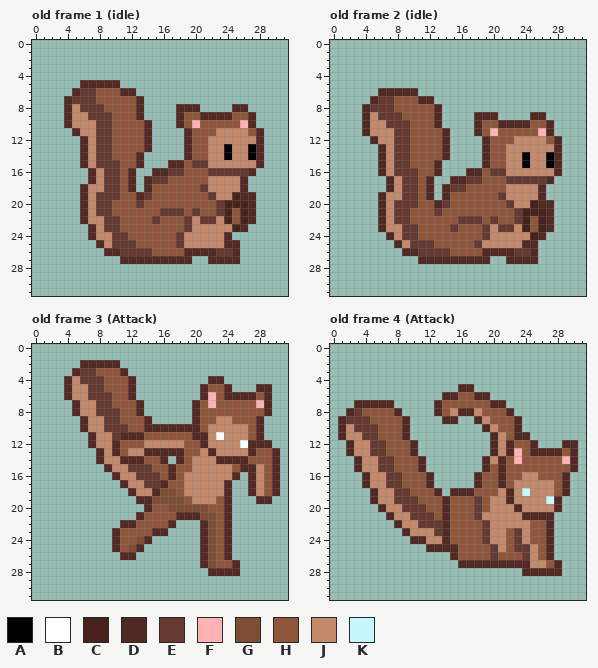
Two states of a pixel-art file, Aseprite/Squirrel.aseprite. Above: the version before the commit.
32x32 pixels, 4 frames. Shown: old frame 1 (idle), old frame 2 (idle), old frame 3 (Attack), old frame 4 (Attack). The commit also changed other frames, which this record leaves out.
Palette (. is transparent): A #000000  B #ffffff  C #48231c  D #532a23  E #663931  F #ffb2b2  G #804d35  H #8f563b  J #c5896c  K #c8f6ff
Pixels before, old frame 1 (idle), first column x 4:
 5 ..DDDDD..................
 6 .DEEHHHDD................
 7 DEEEHHHHHD...............
 8 DJEEEHHHHD....DDD....DD..
 9 DJJEEEHHHD....DHHDDDDHHD.
10 DJJJEEHHHHD...DHFHHHHHFD.
11 .DJJEEHHHHD....DHHHJJJJHD
12 ..DJEEHHHHD....DHHJJJJJJD
13 ..DJEEHHHHD....DHHJJAJJAD
14 ..DJEEHHHD.....DHHJJAJJAD
15 ..DJEEEHHD...DDHEEJJJJJJD
16 ...DJEEHD..DDEEHHHEEEEED.
17 ...DJEEHD.DEEHHHHHJJJJD..
18 ..DJJEEHD.DHHHHHHEJJJJD..
19 ..DJEEEHHDEHHHHHHHEJJCDD.
20 ..DJEEHHHEHHHHHHHHHECCCD.
21 ..DJEEHHHHHHEEEHEHHECHCD.
22 ..DJJEEHHHHEHHHEJEEJCHCD.
23 ...DJEEHHHHHHHHEJJJJJCD..
24 ...DJJEEHHHHHHEJJJJJD....
25 ....DJEEEHHHHHEJJJJJDD...
26 .....DDEEEEHHHHDDDDEED...
27 .......DDDDDDDDD..DDDD...
Pixels before, old frame 2 (idle), first column x 4:
 6 ..DDDDD..................
 7 .DEEHHHDD................
 8 DEEEHHHHHD...............
 9 DJEEEHHHHD....DDD....DD..
10 DJJEEEHHHD....DHHDDDDHHD.
11 DJJJEEHHHHD...DHFHHHHHFD.
12 .DJJEEHHHHD....DHHHJJJJHD
13 ..DJEEHHHHD....DHHJJJJJJD
14 ..DJEEHHHHD....DHHJJAJJAD
15 ..DJEEHHHD.....DHHJJAJJAD
16 ..DJEEEHHD...DDHEEJJJJJJD
17 ...DJEEHD..DDEEHHHEEEEED.
18 ...DJEEHD.DEEHHHHHJJJJD..
19 ..DJJEEHD.DHHHHHHEJJJJD..
20 ..DJEEEHHDEHHHHHHHEJJCDD.
21 ..DJEEHHHEHHHHHHHHHECCCD.
22 ..DJEEHHHHHHEEEHEHHECHCD.
23 ..DJJEEHHHHEHHHEJEEJCHCD.
24 ...DJEEHHHHHHHHEJJJJJCD..
25 ....DJEEEHHHHHEJJJJJDD...
26 .....DDEEEEHHHHDDDDEED...
27 .......DDDDDDDDD..DDDD...
Pixels before, old frame 3 (Attack), first column x 4:
 2 ..DDDDD....................
 3 .DEEHHHD...................
 4 DJEEEHHHD.........DD.......
 5 DJJEEHHHD........DHHD...DD.
 6 DJJEEEHHD........DFHDDDDHD.
 7 .DJJEEHHHD......DHFHHHHHFD.
 8 .DJJEEEHHD......DHHHHHHHHD.
 9 ..DJJEEHHHD.....DHHJJHHHD..
10 ..DJJEEEHHDDDDDDDHJJJJJHD..
11 ...DJJEDDDHHHHHHDDJBJJJHD..
12 ...DJJDHHHJJJJJHHDJJJJBDDD.
13 ....DJDHJJDDDDDHHJDJJJJDHHD
14 ....DJJDDDHHD.DHJJJDDDDHHHD
15 .....DJJEEEHHDHHJJJJJHDDJHD
16 ......DJJEEEHDHJJJJJJD.DJHD
17 .......DJJEEDHHJJJJJD..DJHD
18 ........DJJDGGHJJJJJD..DJHD
19 .........DDGGGGHJJJHD...DD.
20 ..........DHHGGGGGHHD......
21 .........DHHHHDDDGGHD......
22 .......DDHHHHD...DGHD......
23 ......DHHHHDD....DGHD......
24 ......DHHGD......DGHD......
25 ......DHGD.......DGHD......
26 .......DD........DGHD......
27 .................DGHHD.....
28 ..................DDDD.....
Pixels before, old frame 4 (Attack), first column x 1:
 5 ...............DD.............
 6 .............DDHHDD...........
 7 ..DDDDD.....DHHHHHHDD.........
 8 .DEHHHHD....DHJDDJHHHD........
 9 DEEEHHHHD....DD..DJHHHD.......
10 DJEEEHHHD.........DJHHD.......
11 DJJEEHHHD..........DJHDD......
12 .DJJEEHHHD.........DJDHHD...DD
13 .DJJEEHHHD.........DJDFHDDDDHD
14 ..DJJEEHHHD.......DJDHFHHHHHFD
15 ..DJJEEHHHD.......DHDHHHHHHHHD
16 ...DJJEEHHHD.....DHHDHHJJHHHD.
17 ...DJJEEHHHD.....DHHDHJJJJJHD.
18 ....DJJEEHHHD.DDDHHHJDJKJJJHD.
19 ....DJJEEEHHHDHHHEHJJDJJJJKD..
20 .....DJJEEEHHDHHHEHJJJDJJJJD..
21 ......DJJEEEHDHHHEJJJJJDDDD...
22 .......DJJEEEDHHHHEJJJJJHHD...
23 ........DJJJEDHHHHEJJHEJHHD...
24 .........DDJJDHHHHEJJHEJHHD...
25 ...........DDDDHHHHEJHEEJHD...
26 ..............DHHHHEHHHEJHD...
27 ...............DDDDDDDDDJJHD..
28 .......................DDDDD..
The result:
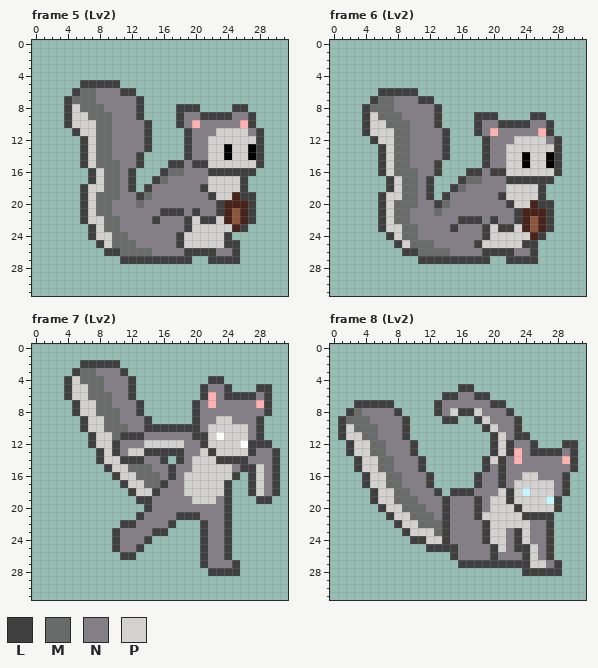
Colours new in this view: L #3f3f3f  M #696a6a  N #847e87  P #d3d2d0
A new or re-ordered frame is compared with the old frame closest to it.
The exact change:
frames 4 -> 12
Changed rows in their new state; - is an unchanged pixel.
Frame 5 (Lv2) is new; against old frame 1 (idle), layer "Squirrel":
first column x 4:
 5 --LLLLL------------------
 6 -LMMNNNLL----------------
 7 LMMMNNNNNL---------------
 8 LPMMMNNNNL----LLL----LL--
 9 LPPMMMNNNL----LNNLLLLNNL-
10 LPPPMMNNNNL---LN-NNNNN-L-
11 -LPPMMNNNNL----LNNNPPPPNL
12 --LPMMNNNNL----LNNPPPPPPL
13 --LPMMNNNNL----LNNPP-PP-L
14 --LPMMNNNL-----LNNPP-PP-L
15 --LPMMMNNL---LLNLLPPPPPPL
16 ---LPMMNL--.LMMNNNLLLLLL-
17 ---LPMMNL-.LMNNNNNPPPPL--
18 --LPPMMNL-LNNNNNNLPPPPL--
19 --LPMMMNNLMNNNNNNNLPP-LL-
20 --LPMMNNNMNNNNNNNNNL---L-
21 --LPMMNNNNNNLLLNLNNL---L-
22 --LPPMMNNNNLNNNLPLLP---L-
23 ---LPMMNNNNNNNNLPPPPP-L--
24 ---LPPMMNNNNNNLPPPPPL----
25 ----LPMMMNNNNNLPPPPPLL---
26 -----LLMMMMNNNNLLLLNNL---
27 -------LLLLLLLLL--LLLL---
Frame 6 (Lv2) is new; against old frame 2 (idle), layer "Squirrel":
first column x 4:
 6 --LLLLL------------------
 7 -LMMNNNLL----------------
 8 LMMMNNNNNL---------------
 9 LPMMMNNNNL----LLL----LL--
10 LPPMMMNNNL----LNNLLLLNNL-
11 LPPPMMNNNNL---LN-NNNNN-L-
12 -LPPMMNNNNL----LNNNPPPPNL
13 --LPMMNNNNL----LNNPPPPPPL
14 --LPMMNNNNL----LNNPP-PP-L
15 --LPMMNNNL-----LNNPP-PP-L
16 --LPMMMNNL---LLNLLPPPPPPL
17 ---LPMMNL--.LMMNNNLLLLLL-
18 ---LPMMNL-.LMNNNNNPPPPL--
19 --LPPMMNL-LNNNNNNLPPPPL--
20 --LPMMMNNLMNNNNNNNLPP-LL-
21 --LPMMNNNMNNNNNNNNNL---L-
22 --LPMMNNNNNNLLLNLNNL---L-
23 --LPPMMNNNNLNNNLPLLP---L-
24 ---LPMMNNNNNNNNLPPPPP-L--
25 ----LPMMMNNNNNLPPPPPLL---
26 -----LLMMMMNNNNLLLLNNL---
27 -------LLLLLLLLL--LLLL---
Frame 7 (Lv2) is new; against old frame 3 (Attack), layer "Squirrel":
first column x 4:
 2 --LLLLL--------------------
 3 -LMMNNNL-------------------
 4 LPMMMNNNL---------LL-------
 5 LPPMMNNNL--------LNNL---LL-
 6 LPPMMMNNL--------L-NLLLLNL-
 7 -LPPMMNNNL------LN-NNNNN-L-
 8 -LPPMMMNNL------LNNNNNNNNL-
 9 --LPPMMNNNL-----LNNPPNNNL--
10 --LPPMMMNNLLLLLLLNPPPPPNL--
11 ---LPPMLLLNNNNNNLLP-PPPNL--
12 ---LPPLNNNPPPPPNNLPPPP-LLL-
13 ----LPLNPPLLLLLNNPLPPPPLNNL
14 ----LPPLLLNNL-LNPPPLLLLNNNL
15 -----LPPMMMNNLNNPPPPPNLLPNL
16 ------LPPMMMNLNPPPPPPL-LPNL
17 -------LPPMMLNNPPPPPL--LPNL
18 --------LPPLNNNPPPPPL--LPNL
19 ---------LLNNNNNPPPNL---LL-
20 ----------LNNNNNNNNNL------
21 ---------LNNNNLLLNNNL------
22 -------LLNNNNL---LNNL------
23 ------LNNNNLL----LNNL------
24 ------LNNNL------LNNL------
25 ------LNNL-------LNNL------
26 -------LL--------LNNL------
27 -----------------LNNNL-----
28 ------------------LLLL-----
Frame 8 (Lv2) is new; against old frame 4 (Attack), layer "Squirrel":
first column x 1:
 5 ---------------LL-------------
 6 -------------LLNNLL-----------
 7 --LLLLL-----LNNNNNNLL---------
 8 -LMNNNNL----LNPLLPNNNL--------
 9 LMMMNNNNL----LL--LPNNNL-------
10 LPMMMNNNL---------LPNNL-------
11 LPPMMNNNL----------LPNLL------
12 -LPPMMNNNL---------LPLNNL---LL
13 -LPPMMNNNL---------LPL-NLLLLNL
14 --LPPMMNNNL-------LPLN-NNNNN-L
15 --LPPMMNNNL-------LNLNNNNNNNNL
16 ---LPPMMNNNL-----LNNLNNPPNNNL-
17 ---LPPMMNNNL-----LNNLNPPPPPNL-
18 ----LPPMMNNNL-LLLNNNPLP-PPPNL-
19 ----LPPMMMNNNLNNNLNPPLPPPP-L--
20 -----LPPMMMNNLNNNLNPPPLPPPPL--
21 ------LPPMMMNLNNNLPPPPPLLLL---
22 -------LPPMMMLNNNNLPPPPPNNL---
23 --------LPPPMLNNNNLPPNLPNNL---
24 ---------LLPPLNNNNLPPNLPNNL---
25 -----------LLLLNNNNLPNLLPNL---
26 --------------LNNNNLNNNLPNL---
27 ---------------LLLLLLLLLPPNL--
28 -----------------------LLLLL--
Changed places in both pictures, as pixel boxes (x1, y1, x2, y2):
changed: (64, 80, 264, 264)
changed: (362, 88, 562, 264)
changed: (64, 360, 280, 576)
changed: (338, 384, 578, 576)
